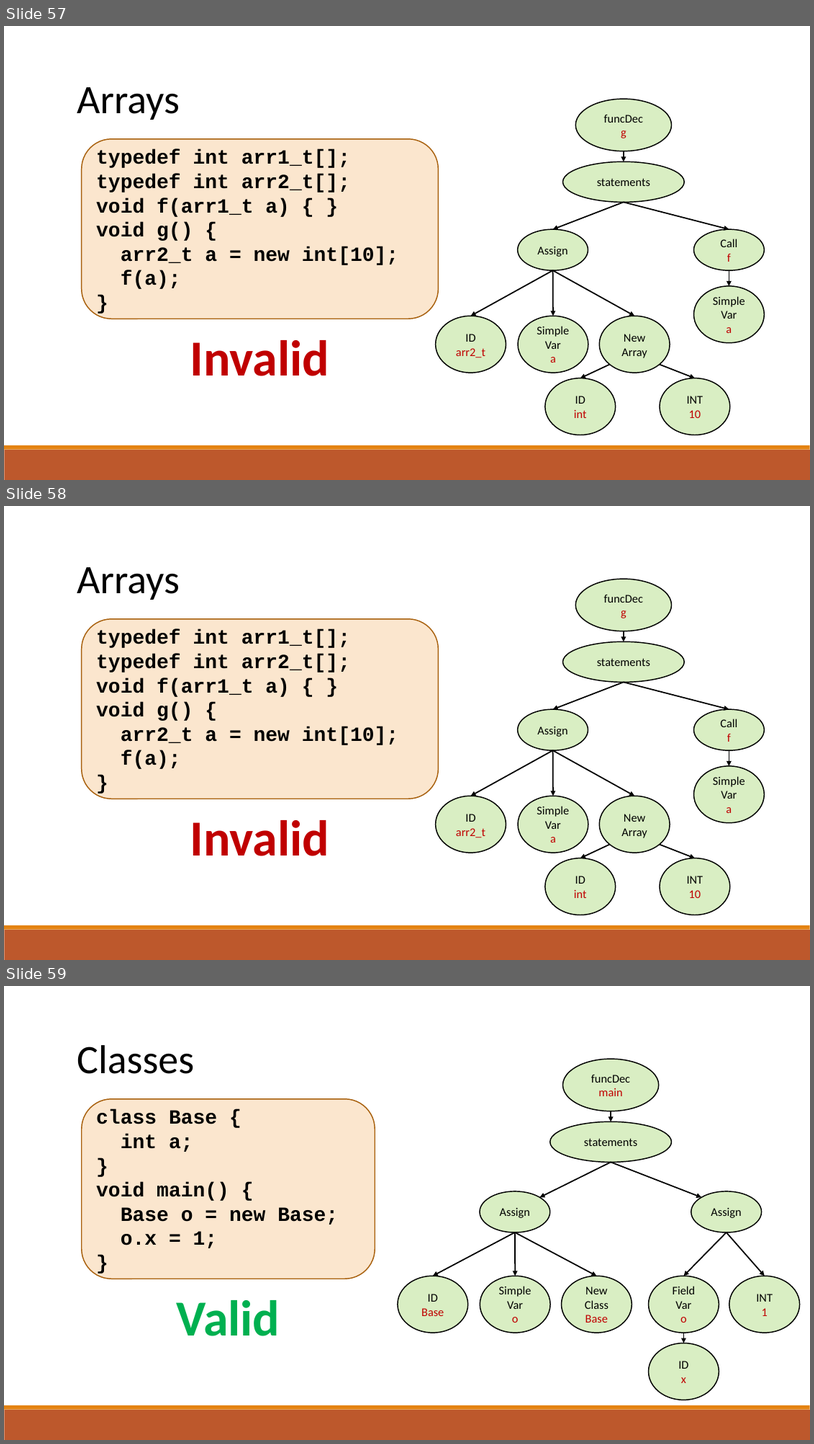
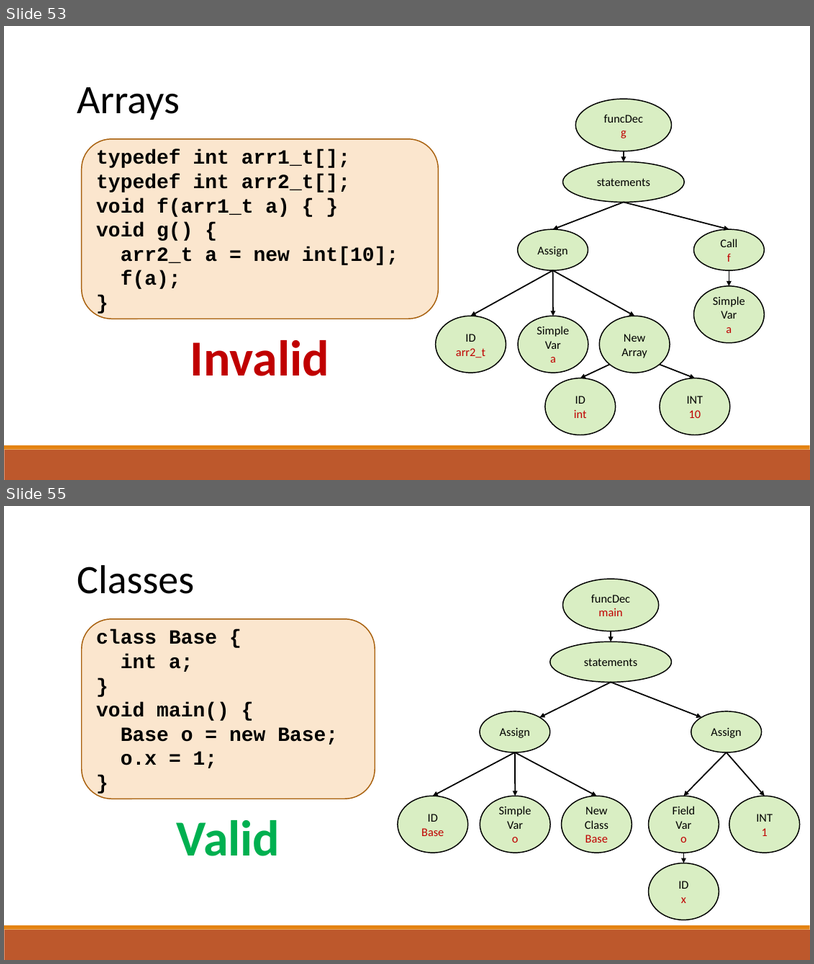
Before and after one commit to raghadzeidan/COMPILATION_TAU_FOR_STUDENTS, a slide deck: new_slides/semantic.pptx. Shown one above the other, each under a label of ours: slides 57, 58 and 59 before the commit, slides 53 and 55 after it; the slides between them are not shown. The pictures are 814x1444 and 814x964 pixels, drawn with LibreOffice and Linux fonts; fonts in the diff are those of the drawing. Boxes give left, top, right and bottom in pixels: in the first picture for what was removed or moved away, otherwise in the second. Text is boxed around its words. In the diff, an @@ line names an element or a change of style, - is before the commit and + after.

```diff
--- a/new_slides/semantic.pptx
+++ b/new_slides/semantic.pptx
@@ slide 58 removed at <box>4,506,810,960</box>, background #FFFFFF; not listed: 2 template elements that a slide beside it also shows @@
@@ text removed at <box>77,567,180,600</box> @@
-Arrays
@@ ellipse removed at <box>576,579,672,631</box> @@
-funcDec
-g
@@ rounded rectangle removed at <box>82,619,438,799</box> @@
-typedef int arr1_t[];
-typedef int arr2_t[];
-void f(arr1_t a) { }
-void g() {
-arr2_t a = new int[10];
-f(a);
-}
@@ arrow removed from (624, 631) to (624, 641) @@
@@ ellipse removed at <box>563,641,684,682</box> @@
-statements
@@ arrow removed from (624, 682) to (553, 709) @@
@@ arrow removed from (624, 682) to (729, 709) @@
@@ ellipse removed at <box>518,709,589,750</box> @@
-Assign
@@ ellipse removed at <box>694,709,764,750</box> @@
-Call
-f
@@ arrow removed from (553, 750) to (471, 795) @@
@@ arrow removed from (553, 750) to (635, 795) @@
@@ arrow removed from (553, 750) to (553, 795) @@
@@ arrow removed from (729, 750) to (729, 766) @@
@@ ellipse removed at <box>694,766,764,823</box> @@
-Simple
-Var
-a
@@ ellipse removed at <box>436,795,506,852</box> @@
-ID
-arr2_t
@@ ellipse removed at <box>518,795,589,852</box> @@
-Simple
-Var
-a
@@ ellipse removed at <box>600,795,670,852</box> @@
-New
-Array
@@ text removed at <box>190,820,330,856</box> @@
-Invalid
@@ arrow removed from (610, 844) to (581, 858) @@
@@ arrow removed from (660, 844) to (695, 858) @@
@@ ellipse removed at <box>545,858,615,915</box> @@
-ID
-int
@@ ellipse removed at <box>661,858,730,915</box> @@
-INT
-10
@@ what was slide 57 is now slide 53 @@
@@ what was slide 59 is now slide 55 @@
```
Also in this commit, not shown: 5 slides changed, 22 slides added, 1 other slide removed, 1 other file.
